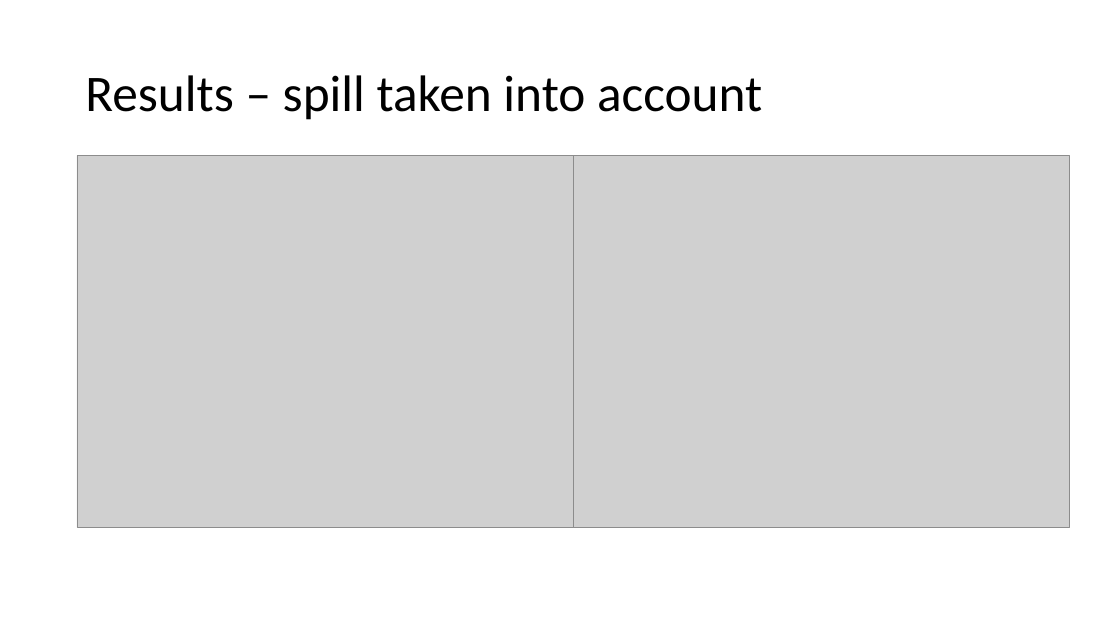
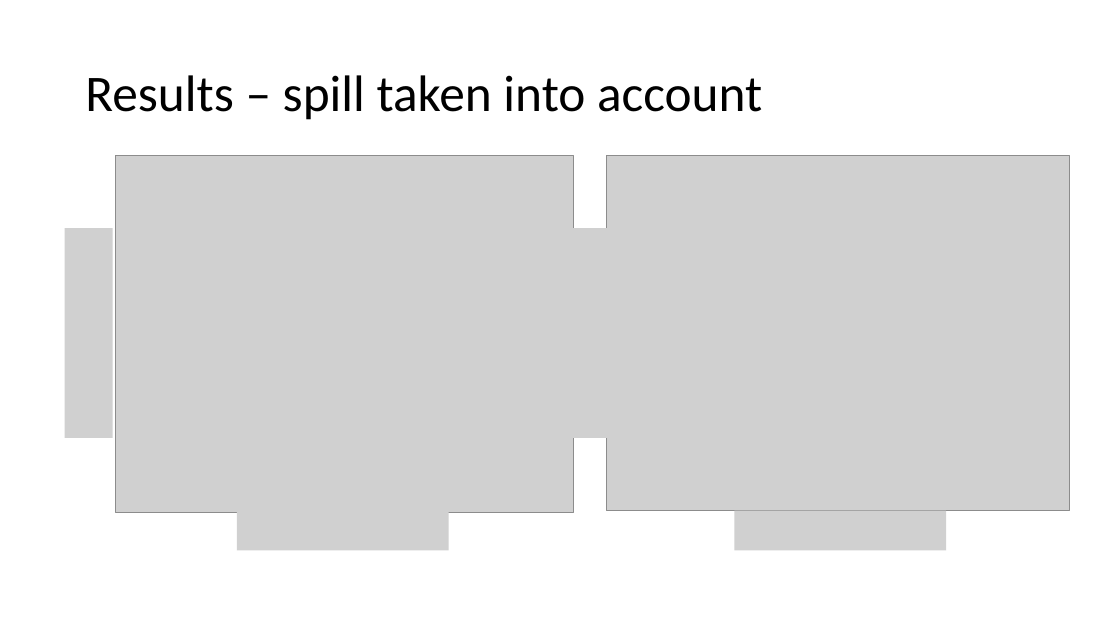
Before and after one commit to maoyanren/APS_DFD_2014, a slide deck: slide 9 of finite_pore.pptx. Drawn at 1120x630 pixels with LibreOffice and Linux fonts; fonts in the diff are those of the drawing; grey boxes stand for pictures. Boxes give left, top, right and bottom in pixels: in the first picture for what was removed or moved away, otherwise in the second. Text is boxed around its words. In the diff, an @@ line names an element or a change of style, - is before the commit and + after.

```diff
--- a/finite_pore.pptx
+++ b/finite_pore.pptx
@@ picture: place and size @@
-picture at (77, 155, 574, 528)
+picture at (116, 155, 573, 513)
@@ picture: place and size @@
-picture at (573, 155, 1070, 528)
+picture at (607, 155, 1070, 511)
@@ picture added at (65, 229, 113, 439) @@
@@ picture added at (560, 229, 608, 439) @@
@@ picture added at (237, 511, 449, 550) @@
@@ picture added at (734, 511, 946, 550) @@
```
Also in this commit, not shown: 8 other slides changed, 1 other file.
